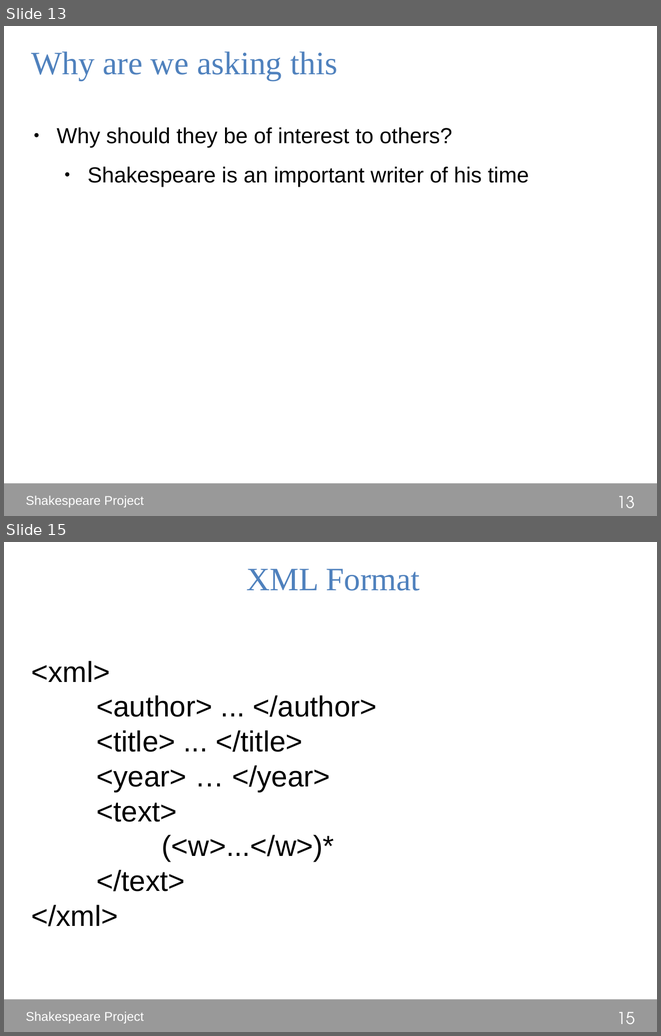
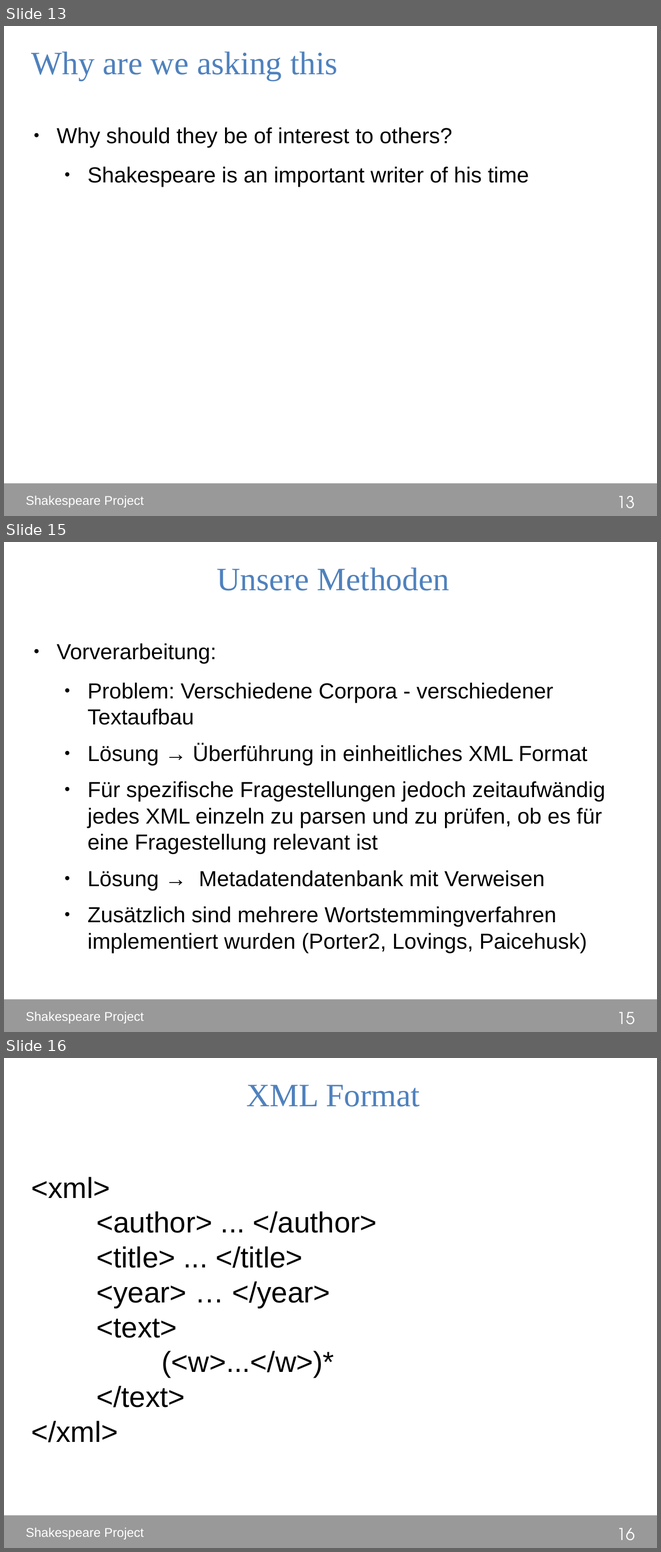
Before and after one commit to DHLeipzig-CurrentTopics-SS2014/shakespeare_project, a slide deck: presentation/presentation.odp. Shown one above the other, each under a label of ours: slides 13 and 15 before the commit, slides 13, 15 and 16 after it; the slides between them are not shown. The pictures are 661x1036 and 661x1552 pixels, drawn with LibreOffice and Linux fonts; fonts in the diff are those of the drawing. Boxes give left, top, right and bottom in pixels: in the first picture for what was removed or moved away, otherwise in the second. Text is boxed around its words. In the diff, an @@ line names an element or a change of style, - is before the commit and + after.

```diff
--- a/presentation/presentation.odp
+++ b/presentation/presentation.odp
@@ slide 15 added at box(4, 542, 657, 1032), background #FFFFFF; not listed: 1 template element that a slide beside it also shows @@
@@ title added at box(217, 567, 450, 591), 36 pt, text #4F81BD @@
+Unsere Methoden
@@ text added at box(56, 643, 605, 949), 24 pt, text #000000 @@
+● Vorverarbeitung:
+  ● Problem: Verschiedene Corpora - verschiedener Textaufbau
+  ● Lösung → Überführung in einheitliches XML Format
+  ● Für spezifische Fragestellungen jedoch zeitaufwändig jedes XML einzeln zu parsen und zu prüfen, ob es für eine Fragestellung relevant ist
+  ● Lösung → Metadatendatenbank mit Verweisen
+  ● Zusätzlich sind mehrere Wortstemmingverfahren implementiert wurden (Porter2, Lovings, Paicehusk)
@@ text added at box(26, 1012, 144, 1023), 14 pt, text #FFFFFF @@
+Shakespeare Project
@@ page number added at box(617, 1012, 635, 1024), 18 pt, text #FFFFFF @@
+15
@@ what was slide 15 is now slide 16 @@
@@ page number at box(617, 1528, 635, 1540): text changed @@
-15
+16
```
Also in this commit, not shown: 3 slides changed.
